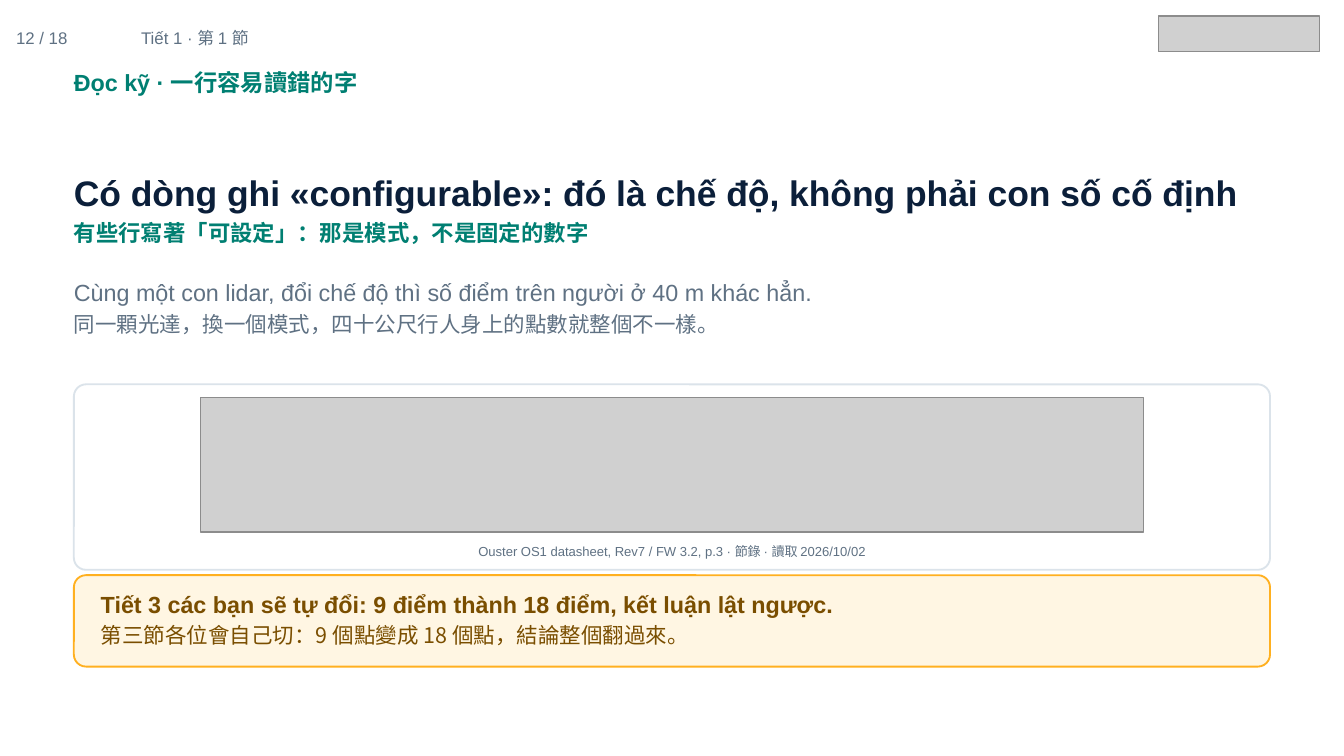
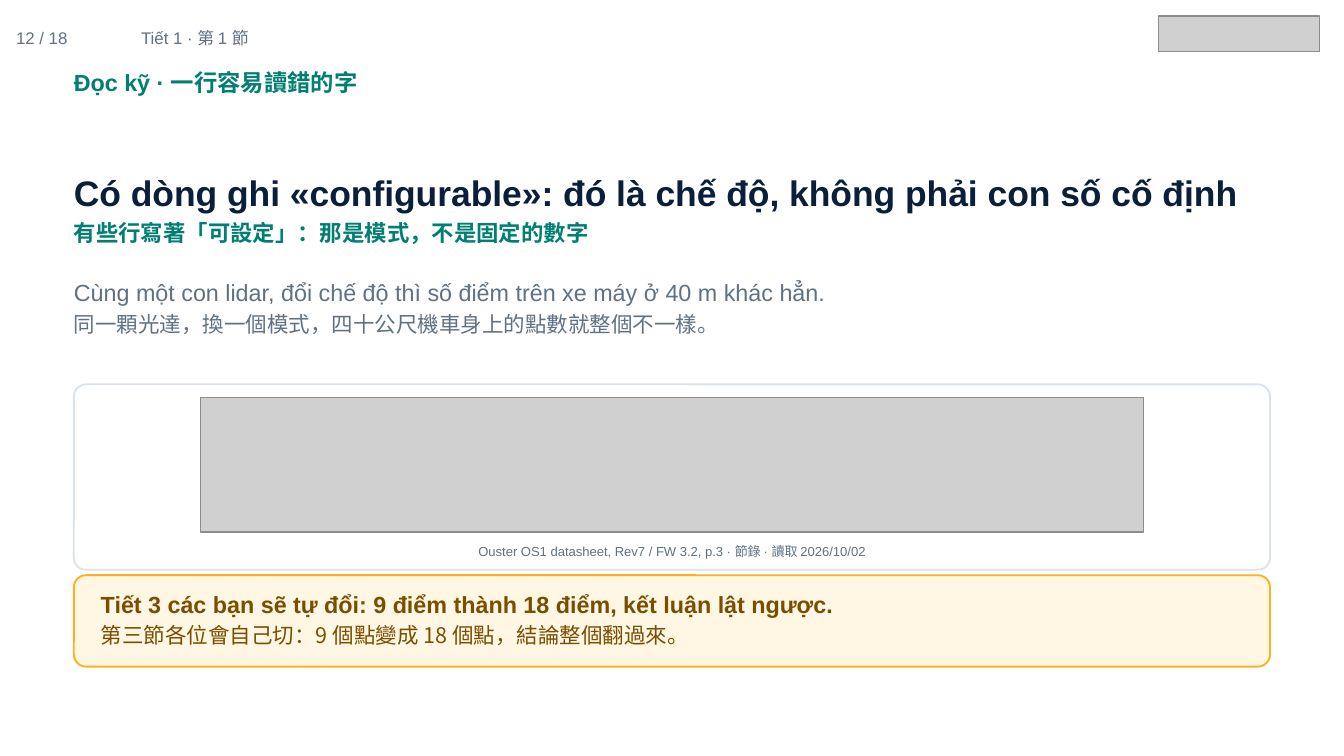
Before and after one commit to ch-neural/MITUST-Principles-of-Self-Driving-Cars, a slide deck: slide 12 of 第五週(10-08)/第五週_第1節_簡報.pptx. Drawn at 1344x756 pixels with LibreOffice and Linux fonts; fonts in the diff are those of the drawing; grey boxes stand for pictures. Boxes give left, top, right and bottom in pixels: in the first picture for what was removed or moved away, otherwise in the second. Text is boxed around its words. In the diff, an @@ line names an element or a change of style, - is before the commit and + after.

```diff
--- a/第五週(10-08)/第五週_第1節_簡報.pptx
+++ b/第五週(10-08)/第五週_第1節_簡報.pptx
@@ text at [74,283,825,334]: text changed @@
-Cùng một con lidar, đổi chế độ thì số điểm trên người ở 40 m khác hẳn.
-同一顆光達，換一個模式，四十公尺行人身上的點數就整個不一樣。
+Cùng một con lidar, đổi chế độ thì số điểm trên xe máy ở 40 m khác hẳn.
+同一顆光達，換一個模式，四十公尺機車身上的點數就整個不一樣。
```
Also in this commit, not shown: 1 other slide changed, 6 other files.
